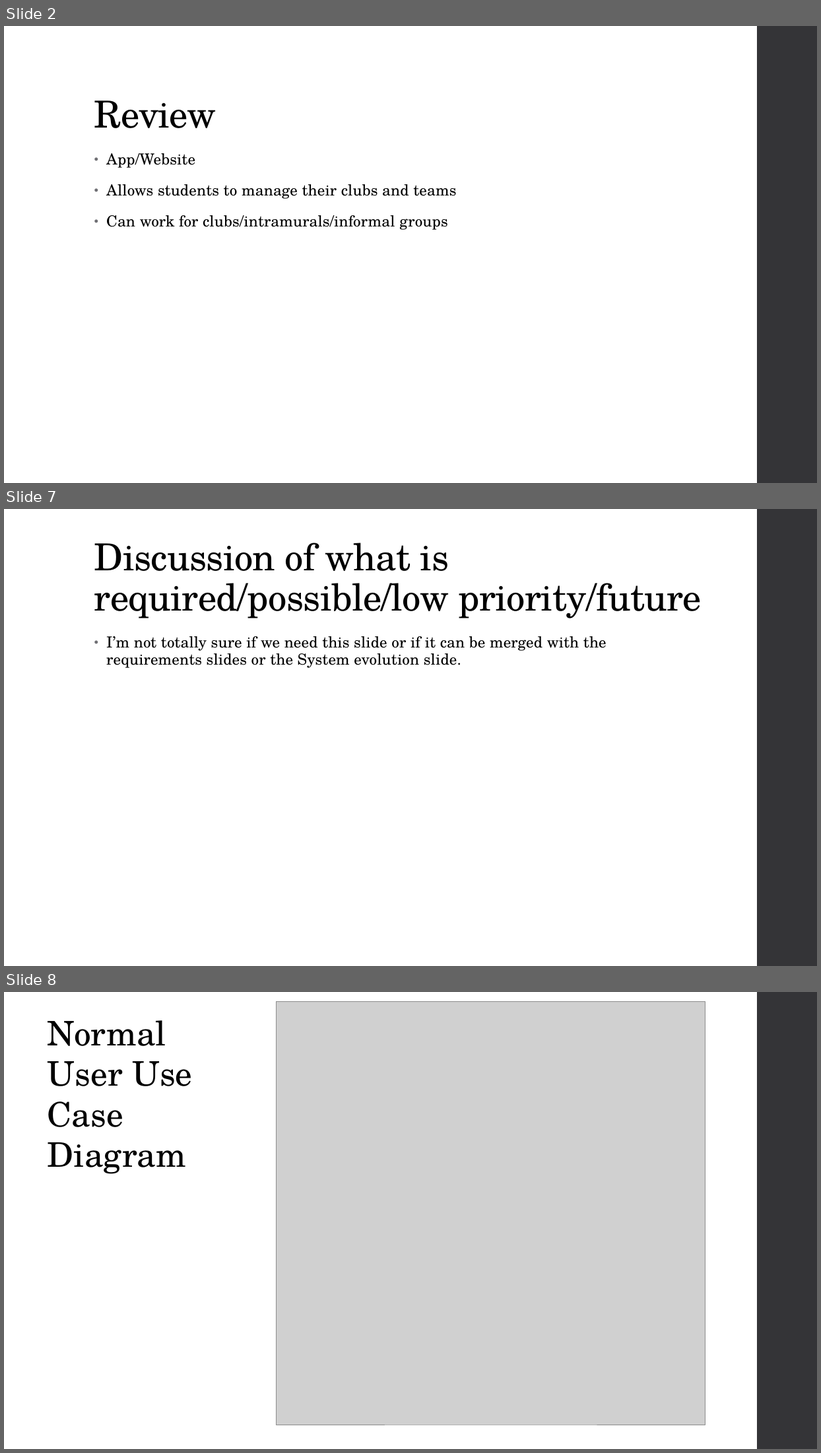
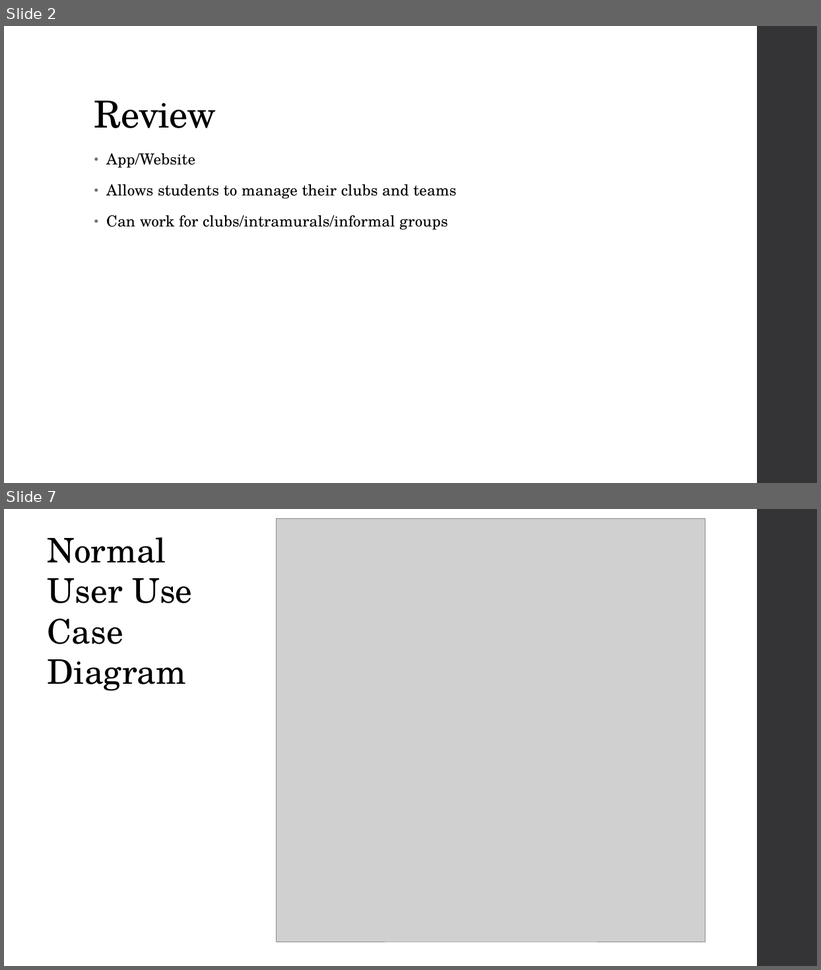
Before and after one commit to amgabriel45/CS495ClubStuff, a slide deck: Crimson Clubs (Requirements).pptx. Shown one above the other, each under a label of ours: slides 2, 7 and 8 before the commit, slides 2 and 7 after it; the slides between them are not shown. The pictures are 821x1453 and 821x970 pixels, drawn with LibreOffice and Linux fonts; fonts in the diff are those of the drawing; grey boxes stand for pictures. Boxes give left, top, right and bottom in pixels: in the first picture for what was removed or moved away, otherwise in the second. Text is boxed around its words. In the diff, an @@ line names an element or a change of style, - is before the commit and + after.

Commit message:
Final Changes to the presentation
Added priorities to our functional and nonfunctional requirements.

```diff
--- a/Crimson Clubs (Requirements).pptx
+++ b/Crimson Clubs (Requirements).pptx
@@ slide 7 removed at <box>4,509,817,966</box>, background #FFFFFF; not listed: 1 template element that a slide beside it also shows @@
@@ title removed at <box>94,543,702,619</box> @@
-Discussion of what is required/possible/low priority/future
@@ text removed at <box>106,636,607,668</box> @@
-• I’m not totally sure if we need this slide or if it can be merged with the requirements slides or the System evolution slide.
@@ what was slide 8 is now slide 7 @@
```
Also in this commit, not shown: 4 slides changed, 1 other slide removed.
